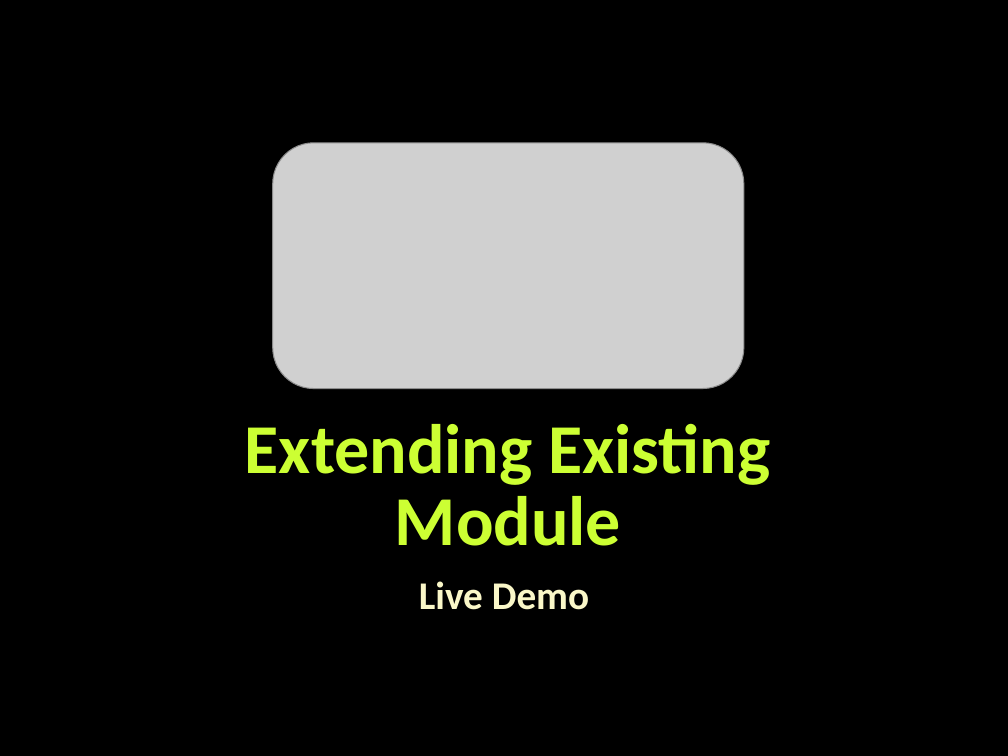
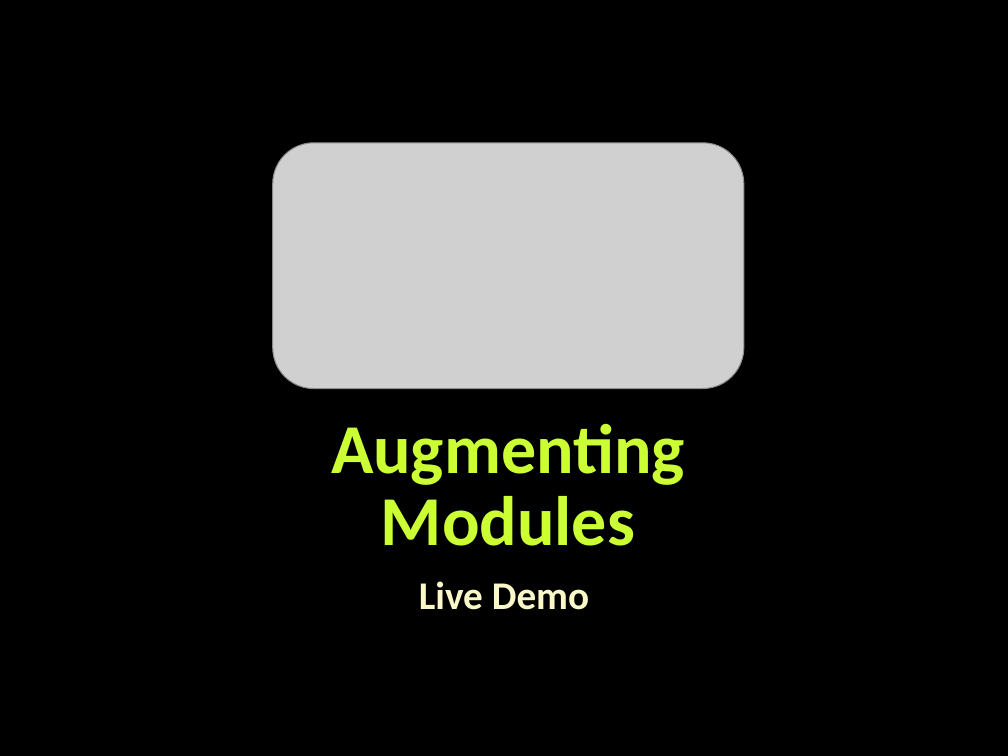
Before and after one commit to martin-nikolov/Telerik-Academy, a slide deck: slide 32 of Web Design & Development/5. JavaScript OOP/06. Modules and Patterns/Modules and Patterns.pptx (slide 19 before the commit). Drawn at 1008x756 pixels with LibreOffice and Linux fonts; fonts in the diff are those of the drawing; grey boxes stand for pictures; background and template pictures are left out. Boxes give left, top, right and bottom in pixels: in the first picture for what was removed or moved away, otherwise in the second. Text is boxed around its words. In the diff, an @@ line names an element or a change of style, - is before the commit and + after.

```diff
--- a/Web Design & Development/5. JavaScript OOP/06. Modules and Patterns/Modules and Patterns.pptx
+++ b/Web Design & Development/5. JavaScript OOP/06. Modules and Patterns/Modules and Patterns.pptx
@@ title at box(331, 423, 685, 546): text changed @@
-Extending Existing Module
+Augmenting Modules
```
Also in this commit, not shown: 9 other slides changed, 15 slides added, 2 slides removed, 19 other files.
